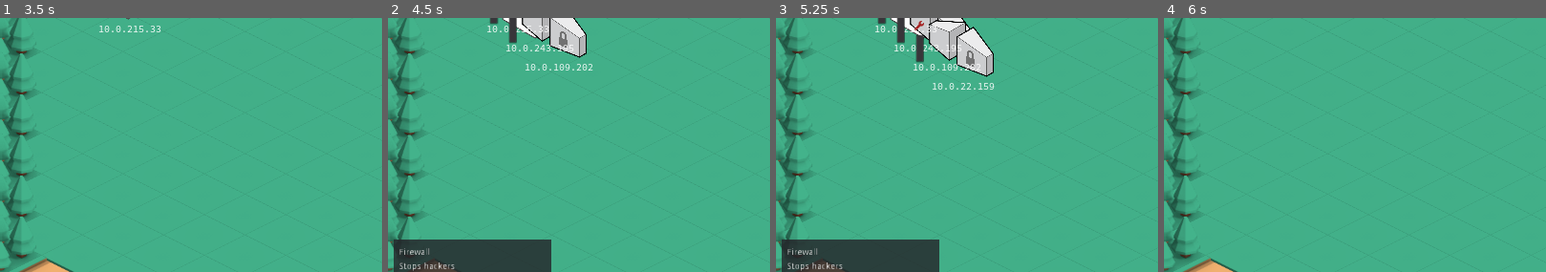
Above: before the commit, frames 1-4 (left to right).
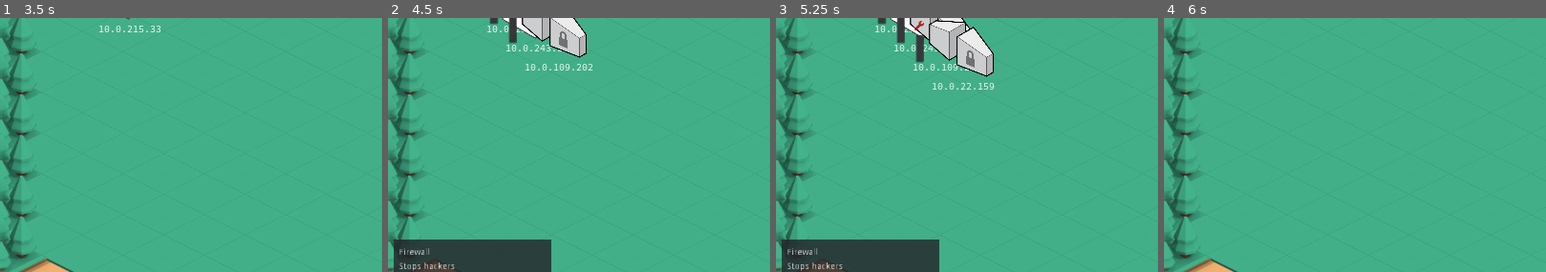
Above: after the commit, the same moments.

Repository: yigitbey/CloudArchitect
Game: Godot game, scene res://Level.tscn
Same seed, same stepped clock (60 frames per second), same inputs: the game is played once before the commit and once after it.
Inputs (mouse positions are % of the whole screen's width and height, from its top left):
- Up to frame 1 (3.5 s): click (32, 97) at 0.52 s; type "12" at 0.6 s; click (13, 97) at 1.25 s; click "" at 2 s; click "" at 2.75 s
- Up to frame 2 (4.5 s): click (13, 97) at 3.5 s; click (16, 97) at 4.25 s
- Up to frame 3 (5.25 s): click (16, 97) at 5 s
- Up to frame 4 (6 s): click "restart" at 5.75 s
The pictures show only the part of the screen within x 0-50%, y 31-81%; the shares and areas given below are measured in that part.

Frame 1 is identical in both runs. In frame 2, less than 0.1% of the frame differs, in the area x 34-49%, y 3-14%; in frame 3, 0.1%, in the area x 34-54%, y 3-21%; in frame 4, nothing differs.

Commit message:
fix window overlapping

Diff:
--- a/Server.gd
+++ b/Server.gd
@@ -134,14 +134,26 @@
 
 func _on_ToggleConfig_pressed():
 	if $Meta/ConfigWindow.visible:
-		$Meta/ConfigWindow.visible = false
-		$Meta/ToggleConfig/Icon.icon_name = "wrench"
-		$Meta/ToggleConfig/Icon.modulate = Color(0.7,0.7,0.7,1)
+		hide_config()
 	else:
-		$Meta/ConfigWindow.visible = true
-		$Meta/ToggleConfig/Icon.icon_name = "window-close"
-		$Meta/ToggleConfig/Icon.modulate = Color(1,0,0,0.8)
+		for server in level.iptable.values():
+			#server.hide_config() #Don't hide other config windows
+			pass
+		show_config()
 
+func hide_config():
+	$CollisionShape2D.z_index = 0
+	$Meta.z_index = 0
+	$Meta/ConfigWindow.visible = false
+	$Meta/ToggleConfig/Icon.icon_name = "wrench"
+	$Meta/ToggleConfig/Icon.modulate = Color(0.7,0.7,0.7,1)
+
+func show_config():
+	$CollisionShape2D.z_index = 10
+	$Meta.z_index = 10
+	$Meta/ConfigWindow.visible = true
+	$Meta/ToggleConfig/Icon.icon_name = "window-close"
+	$Meta/ToggleConfig/Icon.modulate = Color(1,0,0,0.8)
 
 func _on_Name_text_changed(text):
 	server_name = text
--- a/Server.tscn
+++ b/Server.tscn
@@ -72,14 +72,13 @@
 animation = "Database"
 
 [node name="Meta" type="Node2D" parent="."]
-z_index = 10
 
 [node name="DNSNameLabel" type="Label" parent="Meta"]
 margin_left = -47.3266
 margin_top = 53.3723
 margin_right = 47.6734
 margin_bottom = 74.3723
-theme = SubResource( 6 )
+theme = SubResource( 5 )
 text = "dns_name"
 align = 1
 max_lines_visible = 1
@@ -93,6 +92,7 @@
 margin_right = 338.0
 margin_bottom = 64.0
 tab_align = 0
+use_hidden_tabs_for_min_size = true
 __meta__ = {
 "_edit_use_anchors_": false
 }
@@ -193,7 +193,6 @@
 }
 
 [node name="ToggleConfig" type="ToolButton" parent="Meta"]
-show_behind_parent = true
 margin_left = -72.0
 margin_top = -42.0
 margin_right = -52.0
@@ -207,11 +206,10 @@
 
 [node name="Icon" type="Label" parent="Meta/ToggleConfig"]
 modulate = Color( 0.647059, 0.647059, 0.647059, 1 )
-show_behind_parent = true
 margin_left = -3.0
 margin_right = 17.0
 margin_bottom = 22.0
-custom_fonts/font = SubResource( 7 )
+custom_fonts/font = SubResource( 6 )
 text = ""
 align = 1
 valign = 1
Not shown: 2 places in Server.tscn that only renumber resources
